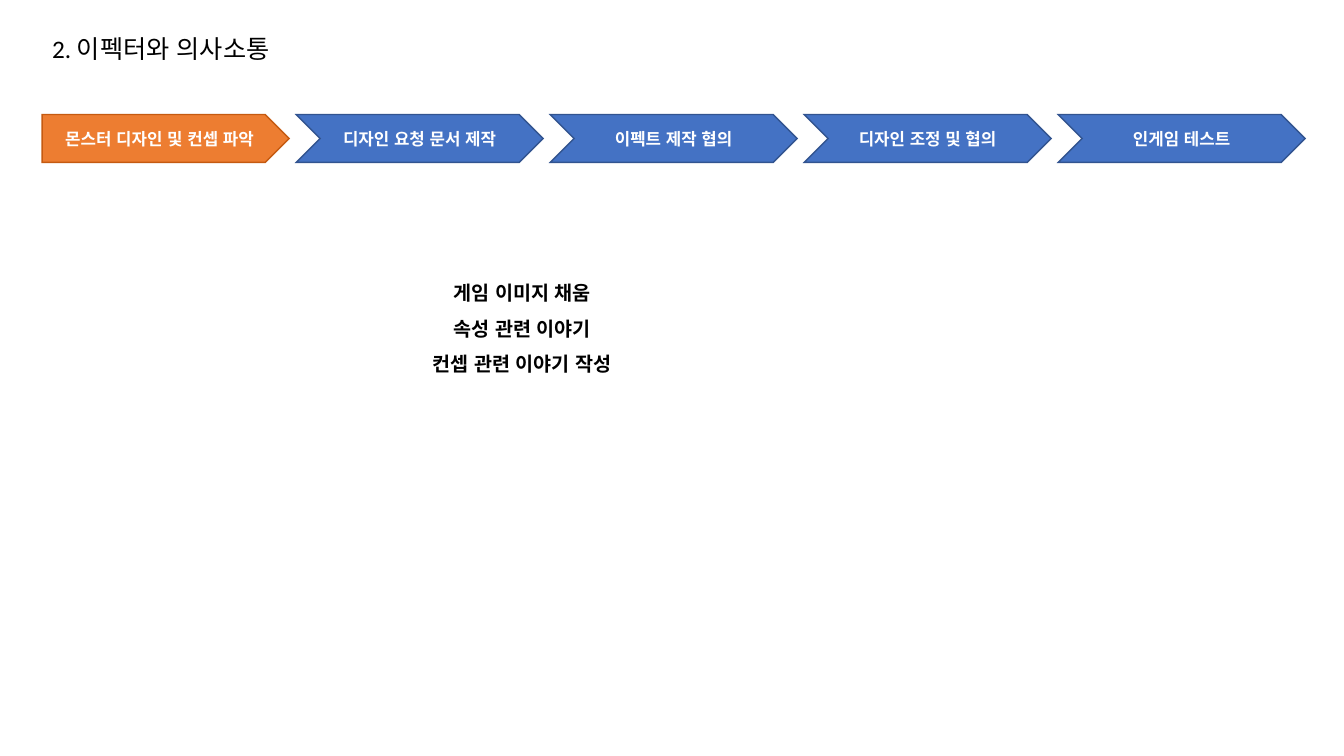
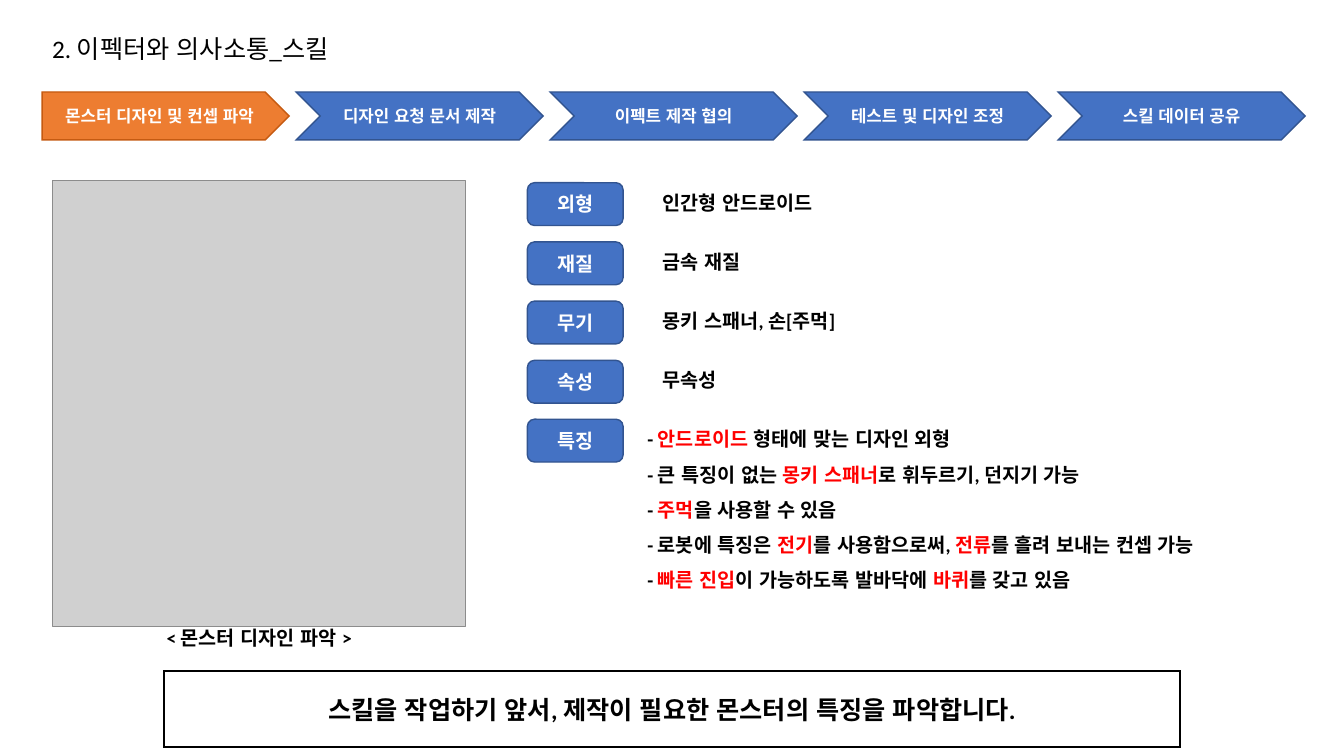
Before and after one commit to jungjinyeong/JinYeong_GitHub, a slide deck: slide 5 of 3. Effect_관련 파일/스터디 관련 폴더/2022.01.03_발표 자료/2022.12.03_발표.pptx. Drawn at 1344x756 pixels with LibreOffice and Linux fonts; fonts in the diff are those of the drawing; grey boxes stand for pictures. Boxes give left, top, right and bottom in pixels: in the first picture for what was removed or moved away, otherwise in the second. Text is boxed around its words. In the diff, an @@ line names an element or a change of style, - is before the commit and + after.

```diff
--- a/3. Effect_관련 파일/스터디 관련 폴더/2022.01.03_발표 자료/2022.12.03_발표.pptx
+++ b/3. Effect_관련 파일/스터디 관련 폴더/2022.01.03_발표 자료/2022.12.03_발표.pptx
@@ text at box(52, 37, 329, 62): text changed @@
-2. 이펙터와 의사소통
+2. 이펙터와 의사소통_스킬
@@ 3 chevrons, 1 pentagon arrow: place and size @@
-3 chevrons, 1 pentagon arrow at box(42, 115, 1052, 163)
+3 chevrons, 1 pentagon arrow at box(42, 92, 1052, 140)
@@ text in chevron at box(851, 108, 1004, 124): text changed @@
-디자인 조정 및 협의
+테스트 및 디자인 조정
@@ chevron removed at box(1059, 115, 1306, 163) @@
-인게임 테스트
@@ chevron added at box(1059, 92, 1306, 140), fill #4472C4, outline #325491 1 pt, 12 pt, text #FFFFFF, bold @@
+스킬 데이터 공유
@@ picture added at box(52, 180, 466, 626) @@
@@ rounded rectangle added at box(527, 182, 623, 225), fill #4472C4, outline #325491 1 pt, 14 pt, text #FFFFFF, bold @@
+외형
@@ text added at box(663, 193, 812, 212), 14 pt, text #000000, bold @@
+인간형 안드로이드
@@ rounded rectangle added at box(527, 242, 623, 284), fill #4472C4, outline #325491 1 pt, 14 pt, text #FFFFFF, bold @@
+재질
@@ text added at box(663, 252, 740, 271), 14 pt, text #000000, bold @@
+금속 재질
@@ text removed at box(433, 283, 611, 373) @@
-게임 이미지 채움
-속성 관련 이야기
-컨셉 관련 이야기 작성
@@ rounded rectangle added at box(527, 301, 623, 344), fill #4472C4, outline #325491 1 pt, 14 pt, text #FFFFFF, bold @@
+무기
@@ text added at box(663, 311, 835, 331), 14 pt, text #000000, bold @@
+몽키 스패너, 손[주먹]
@@ rounded rectangle added at box(527, 361, 623, 403), fill #4472C4, outline #325491 1 pt, 14 pt, text #FFFFFF, bold @@
+속성
@@ text added at box(663, 370, 717, 389), 14 pt, text #000000, bold @@
+무속성
@@ rounded rectangle added at box(527, 419, 623, 462), fill #4472C4, outline #325491 1 pt, 14 pt, text #FFFFFF, bold @@
+특징
@@ text added at box(658, 429, 1194, 589), 14 pt, text #000000, bold @@
+- 안드로이드 형태에 맞는 디자인 외형
+- 큰 특징이 없는 몽키 스패너로 휘두르기, 던지기 가능
+- 주먹을 사용할 수 있음
+- 로봇에 특징은 전기를 사용함으로써, 전류를 흘려 보내는 컨셉 가능
+- 빠른 진입이 가능하도록 발바닥에 바퀴를 갖고 있음
@@ text added at box(181, 625, 336, 647), 14 pt, text #000000, bold @@
+< 몬스터 디자인 파악 >
@@ rectangle added at box(164, 671, 1181, 747), fill #FFFFFF, outline #000000 1 pt, 18 pt, text #000000, bold @@
+스킬을 작업하기 앞서, 제작이 필요한 몬스터의 특징을 파악합니다.
```
Also in this commit, not shown: 4 other slides changed, 9 slides added, 5 slides removed, 9 other files.
